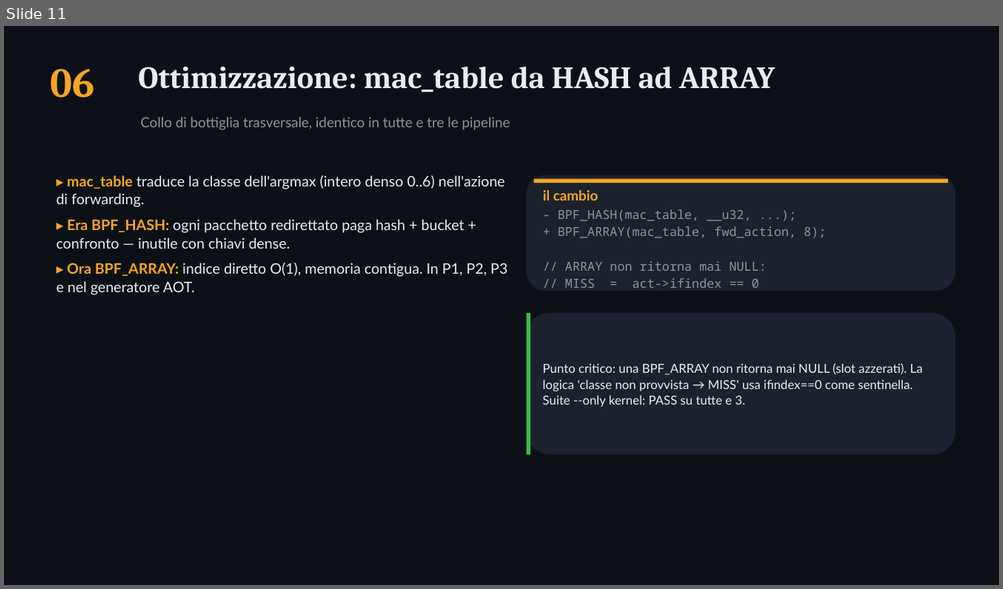
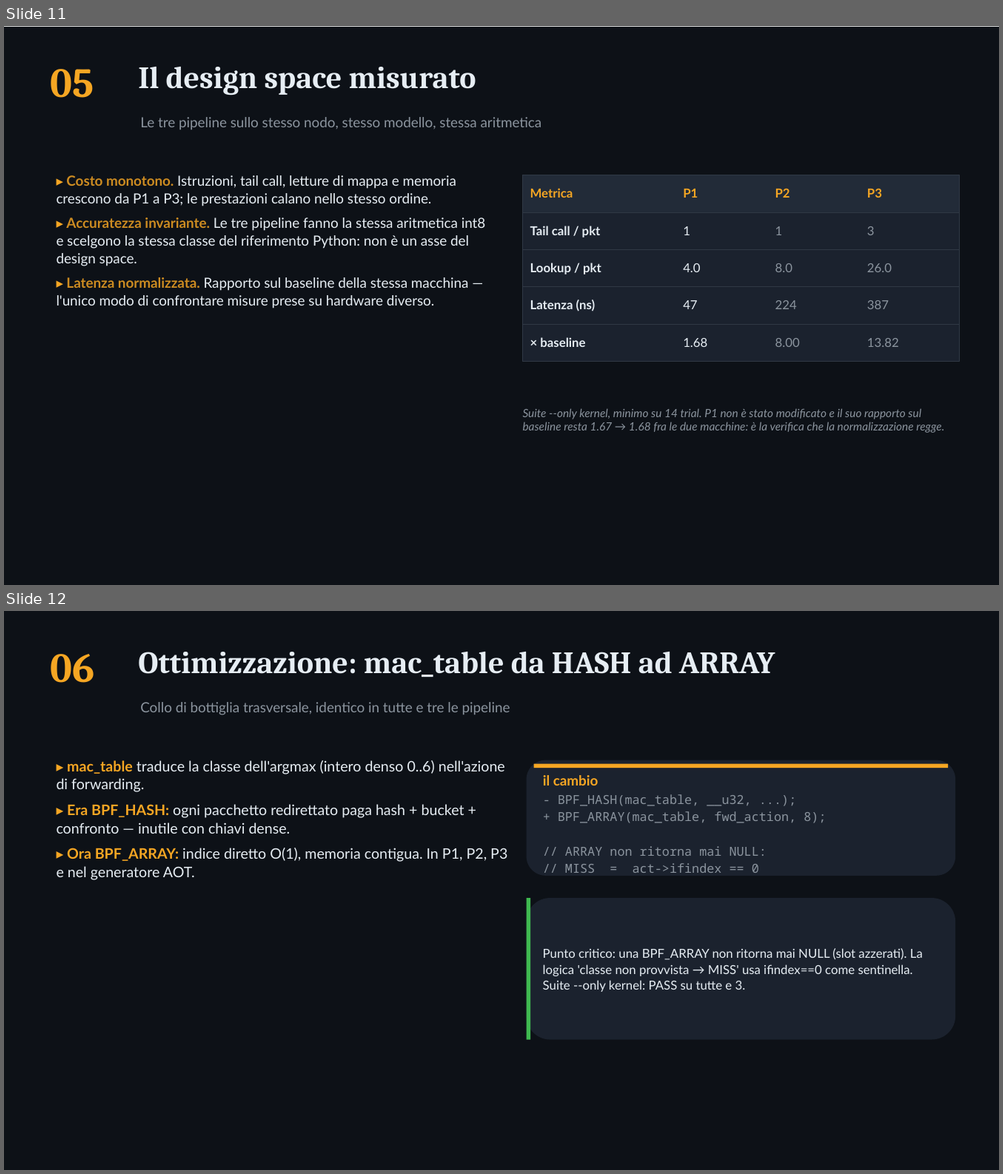
Before and after one commit to ettore-cantile/ipa_lab, a slide deck: docs/IPA_modifiche_hardcoded.pptx. Shown one above the other, each under a label of ours: slide 11 before the commit, slides 11 and 12 after it. The pictures are 1003x589 and 1003x1174 pixels, drawn with LibreOffice and Linux fonts; fonts in the diff are those of the drawing. Boxes give left, top, right and bottom in pixels: in the first picture for what was removed or moved away, otherwise in the second. Text is boxed around its words. In the diff, an @@ line names an element or a change of style, - is before the commit and + after.

```diff
--- a/docs/IPA_modifiche_hardcoded.pptx
+++ b/docs/IPA_modifiche_hardcoded.pptx
@@ slide 11 added at (4,26,999,585), background #FFFFFF @@
@@ rectangle added at (4,27,999,585), fill #0D1117 @@
@@ text added at (51,69,94,98), 40 pt, text #F5A623, bold @@
+05
@@ text added at (138,67,476,96), 30 pt, text #E6EDF3, bold @@
+Il design space misurato
@@ text added at (140,117,542,130), 13.5 pt, text #8B949E @@
+Le tre pipeline sullo stesso nodo, stesso modello, stessa aritmetica
@@ text added at (57,175,486,309), 13.5 pt, text #E6EDF3 @@
+▸ Costo monotono. Istruzioni, tail call, letture di mappa e memoria crescono da P1 a P3; le prestazioni calano nello stesso ordine.
+▸ Accuratezza invariante. Le tre pipeline fanno la stessa aritmetica int8 e scelgono la stessa classe del riferimento Python: non è un asse del design space.
+▸ Latenza normalizzata. Rapporto sul baseline della stessa macchina — l'unico modo di confrontare misure prese su hardware diverso.
@@ rectangle added at (523,175,959,212), fill #222B38, outline #303945 0.5 pt @@
@@ text added at (530,188,573,198), 12 pt, text #F5A623, bold @@
+Metrica
@@ text added at (683,189,697,198), 12 pt, text #F5A623, bold @@
+P1
@@ text added at (775,188,790,198), 12 pt, text #F5A623, bold @@
+P2
@@ text added at (867,188,882,198), 12 pt, text #F5A623, bold @@
+P3
@@ rectangle added at (523,212,959,249), fill #1B222E, outline #303945 0.5 pt @@
@@ text added at (530,226,600,238), 12 pt, text #E6EDF3, bold @@
+Tail call / pkt
@@ text added at (683,227,690,235), 12 pt, text #E6EDF3 @@
+1
@@ text added at (775,227,782,235), 12 pt, text #8B949E @@
+1
@@ text added at (867,227,874,235), 12 pt, text #8B949E @@
+3
@@ rectangle added at (523,249,959,287), fill #1B222E, outline #303945 0.5 pt @@
@@ text added at (530,263,601,275), 12 pt, text #E6EDF3, bold @@
+Lookup / pkt
@@ text added at (683,264,700,272), 12 pt, text #E6EDF3 @@
+4.0
@@ text added at (775,264,792,272), 12 pt, text #8B949E @@
+8.0
@@ text added at (867,264,891,272), 12 pt, text #8B949E @@
+26.0
@@ rectangle added at (523,287,959,324), fill #1B222E, outline #303945 0.5 pt @@
@@ text added at (530,300,595,312), 12 pt, text #E6EDF3, bold @@
+Latenza (ns)
@@ text added at (683,301,697,309), 12 pt, text #E6EDF3 @@
+47
@@ text added at (775,301,797,309), 12 pt, text #8B949E @@
+224
@@ text added at (867,301,888,309), 12 pt, text #8B949E @@
+387
@@ rectangle added at (523,324,959,362), fill #1B222E, outline #303945 0.5 pt @@
@@ text added at (540,338,585,347), 12 pt, text #E6EDF3, bold @@
+× baseline
@@ text added at (683,338,707,347), 12 pt, text #E6EDF3 @@
+1.68
@@ text added at (775,338,800,347), 12 pt, text #8B949E @@
+8.00
@@ text added at (867,338,899,347), 12 pt, text #8B949E @@
+13.82
@@ text added at (523,409,944,433), 11 pt, text #8B949E, italic @@
+Suite --only kernel, minimo su 14 trial. P1 non è stato modificato e il suo rapporto sul baseline resta 1.67 → 1.68 fra le due macchine: è la verifica che la normalizzazione regge.
@@ what was slide 11 is now slide 12 @@
```
Also in this commit, not shown: 4 slides changed, 1 other slide added, 7 other files.
